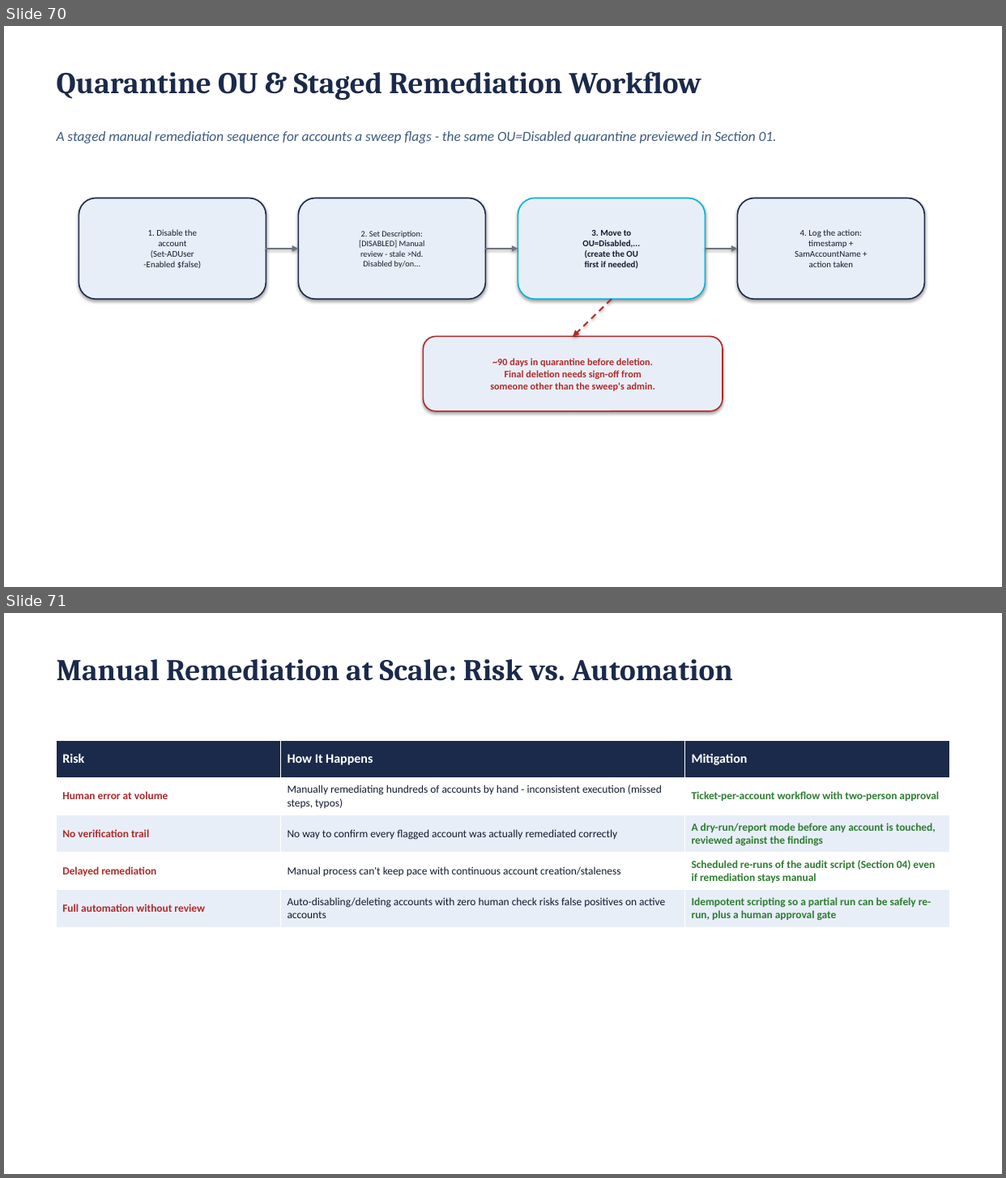
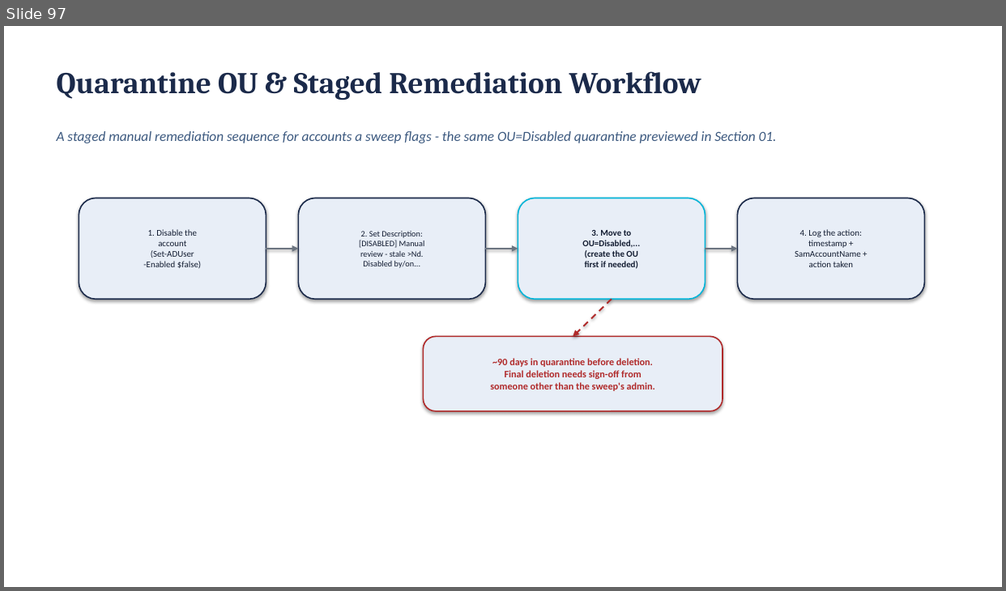
Before and after one commit to BYU-CYBER-444/byu-cyber-444.github.io, a slide deck: lectures/CYBER444_Week03_Windows_Server_Administration.pptx. Shown one above the other, each under a label of ours: slides 70 and 71 before the commit, slide 97 after it. The pictures are 1006x1178 and 1006x591 pixels, drawn with LibreOffice and Linux fonts; fonts in the diff are those of the drawing. Boxes give left, top, right and bottom in pixels: in the first picture for what was removed or moved away, otherwise in the second. Text is boxed around its words. In the diff, an @@ line names an element or a change of style, - is before the commit and + after.

```diff
--- a/lectures/CYBER444_Week03_Windows_Server_Administration.pptx
+++ b/lectures/CYBER444_Week03_Windows_Server_Administration.pptx
@@ slide 71 removed at (x1=4, y1=613, x2=1002, y2=1174), background #FFFFFF @@
@@ text removed at (x1=57, y1=659, x2=733, y2=681) @@
-Manual Remediation at Scale: Risk vs. Automation
@@ table removed at (x1=57, y1=740, x2=949, y2=927), 5 rows, 3 columns @@
-Risk | How It Happens | Mitigation
-Human error at volume | Manually remediating hundreds of accounts by hand - inconsistent execution (missed steps, typos) | Ticket-per-account workflow with two-person approval
-No verification trail | No way to confirm every flagged account was actually remediated correctly | A dry-run/report mode before any account is touched, reviewed against the findings
-Delayed remediation | Manual process can't keep pace with continuous account creation/staleness | Scheduled re-runs of the audit script (Section 04) even if remediation stays manual
-Full automation without review | Auto-disabling/deleting accounts with zero human check risks false positives on active accounts | Idempotent scripting so a partial run can be safely re-run, plus a human approval gate
@@ what was slide 70 is now slide 97 @@
```
Also in this commit, not shown: 2 slides changed, 38 slides added, 7 other slides removed.
